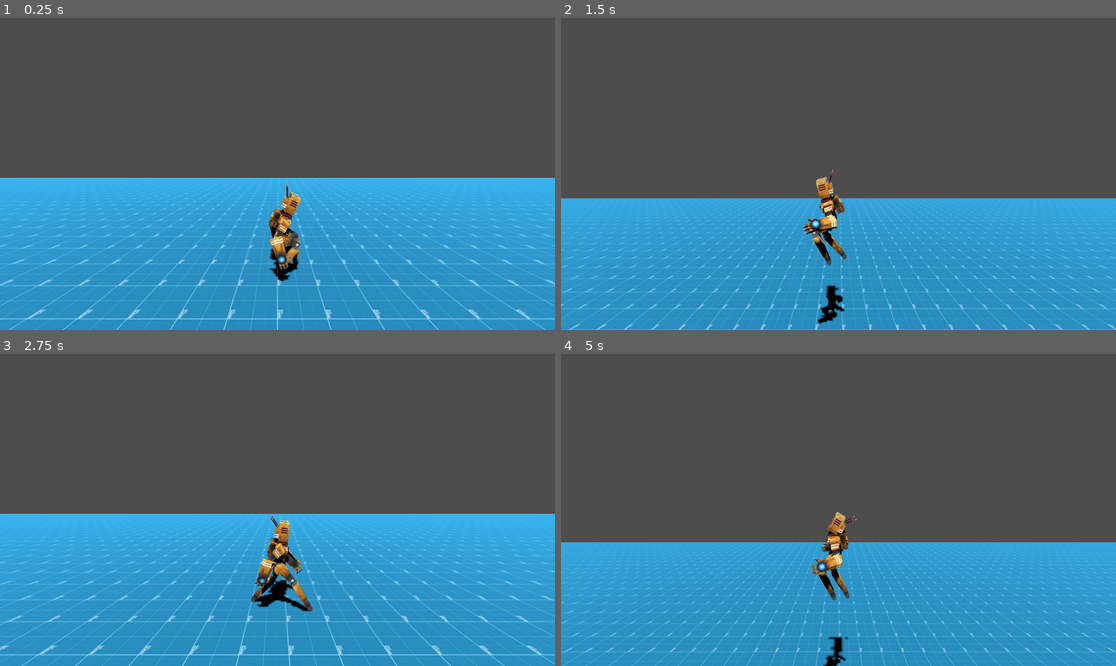
Above: before the commit, frames 1-4 (two rows, left to right).
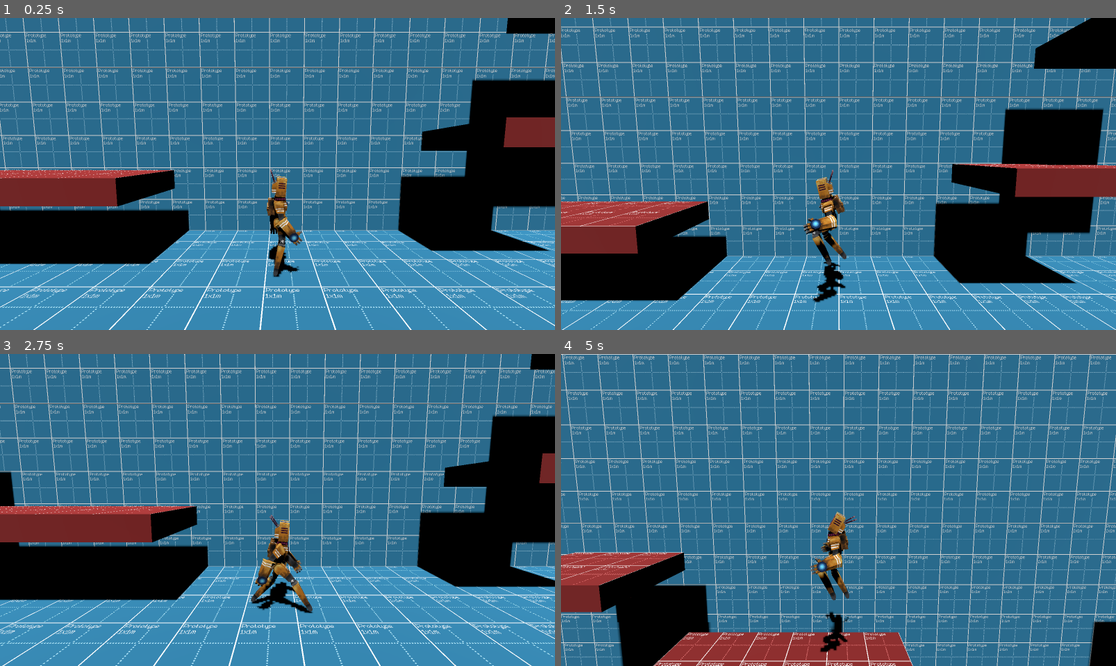
Above: after the commit, the same moments.

Repository: bigloadsoftware/Radio_Boy
Game: Godot game, scene res://scenes/game/main.tscn
The game is run twice, just before and just after one commit, with the same random seed, the same clock (stepped at 60 frames per second) and the same inputs.
Inputs (mouse positions are in pixels of both pictures, inside the frame that each line leads up to):
- Up to frame 1 (0.25 s): no input
- Up to frame 2 (1.5 s): move the mouse to (960, 158) at 0.52 s; hold D (move_right) 0.53-1.28 s; hold Right mouse button (aim) 0.53-1.28 s; tap Space (move_jump) at 0.77 s; move the mouse to (727, 189) at 1.27 s; hold A (move_left) from 1.28 s (still down); tap S (crouch) at 1.35 s
- Up to frame 3 (2.75 s): tap Space (move_jump) at 1.52 s; move the mouse to (333, 441) at 2.02 s; release A (move_left) at 2.03 s; hold D (move_right) from 2.03 s (still down); tap Shift (toggle_walk_or_run) at 2.1 s
- Up to frame 4 (5 s): move the mouse to (810, 572) at 2.77 s; right-click (810, 572) at 2.85 s; tap Space (move_jump) at 3.02, 3.77, 4.52 s; move the mouse to (1005, 556) at 3.52 s; release D (move_right) at 3.53 s; hold S (crouch) 3.53-4.28 s; hold A (move_left) from 3.53 s (still down); move the mouse to (672, 463) at 4.27 s; tap Shift (toggle_walk_or_run) at 4.35 s

The runs differ from the first frame. In frame 1, 79% of the frame differs, in the area x 0-100%, y 0-100%; in frame 2, 86%; in frame 3, 79%; in frame 4, 100%.

Commit message:
new_map_just_dropped

Diff:
--- a/code/mobs/radio_boy/Radio_Boy.gd
+++ b/code/mobs/radio_boy/Radio_Boy.gd
@@ -3,10 +3,10 @@
 var state_machine
 
 const SPEED_WALK = 7.5
-const SPEED_RUN = 23
+const SPEED_RUN = 20
 const TIME_TURN_WALK = 0.06
-const JUMP_VELOCITY_WALK = 25
-const JUMP_VELOCITY_RUN = 30
+const JUMP_VELOCITY_WALK = 28
+const JUMP_VELOCITY_RUN = 39
 
 
 #Radio Boy Vars
@@ -80,7 +80,7 @@
 			if !rb_touchdown:
 				rb_current_finite_state_machine_state = "Idle"
 			else:
-				rb_current_finite_state_machine_state = "Landing"
+				rb_current_finite_state_machine_state = "Idle"
 				#rb_touchdown = 0
 
 		if rb_last_direction_faced == "Right":
--- a/project.godot
+++ b/project.godot
@@ -72,7 +72,7 @@
 
 [physics]
 
-3d/default_gravity=45.0
+3d/default_gravity=70.0
 
 [rendering]
 
--- a/scenes/game/main.tscn
+++ b/scenes/game/main.tscn
@@ -1,36 +1,136 @@
 [gd_scene load_steps=6 format=3 uid="uid://dhc2pppvyu3vx"]
 
-[ext_resource type="Texture2D" uid="uid://dx5yef6haaa0g" path="res://models/test/texture test.png" id="1_1pev4"]
 [ext_resource type="PackedScene" uid="uid://dhmq5y0dacrgx" path="res://scenes/mobs/radio_boy/Radio_Boy.tscn" id="1_fbjts"]
+[ext_resource type="PackedScene" uid="uid://cg886ulmx7fe1" path="res://models/test/Ground.gltf" id="2_tpm5u"]
+[ext_resource type="PackedScene" path="res://models/test/Test_Platform.gltf" id="3_g2tda"]
 
-[sub_resource type="BoxShape3D" id="BoxShape3D_rx06w"]
-size = Vector3(60, 2, 60)
+[sub_resource type="BoxShape3D" id="BoxShape3D_b2x1v"]
+size = Vector3(0.82592, 0.430931, 15.4066)
 
-[sub_resource type="StandardMaterial3D" id="StandardMaterial3D_y60s2"]
-albedo_texture = ExtResource("1_1pev4")
-uv1_scale = Vector3(80, 600, 1)
-
-[sub_resource type="BoxMesh" id="BoxMesh_h8wmq"]
-size = Vector3(60, 2, 600)
+[sub_resource type="BoxShape3D" id="BoxShape3D_vwlbu"]
+size = Vector3(9.04291, 1.48828, 5.95251)
 
 [node name="Main" type="Node"]
 
-[node name="Ground" type="StaticBody3D" parent="."]
-transform = Transform3D(1, 0, 0, 0, 1, 0, 0, 0, 1.08155, -23.1774, -1, 0)
-
-[node name="CollisionShape3D" type="CollisionShape3D" parent="Ground"]
-transform = Transform3D(1, 0, 0, 0, 1, 0, 0, 0, 10.112, 0, 0, 0)
-shape = SubResource("BoxShape3D_rx06w")
-
-[node name="MeshInstance3D" type="MeshInstance3D" parent="Ground"]
-material_override = SubResource("StandardMaterial3D_y60s2")
-mesh = SubResource("BoxMesh_h8wmq")
-
-[node name="DirectionalLight3D" type="DirectionalLight3D" parent="Ground"]
-transform = Transform3D(0.846147, 2.72594e-07, 0.53295, -0.53295, -2.23354e-07, 0.846147, 3.49691e-07, -1, -4.37114e-08, 9.52429, 25.5906, 0)
-light_energy = 1.808
+[node name="DirectionalLight3D" type="DirectionalLight3D" parent="."]
+transform = Transform3D(0.866025, -5.85622e-09, 0.5, -0.5, -2.18557e-08, 0.866025, 5.85622e-09, -1, -2.18557e-08, 12, 25, 0)
+light_energy = 1.2
 light_indirect_energy = 0.0
 light_volumetric_fog_energy = 0.0
 shadow_enabled = true
 
 [node name="Radio_Boy" parent="." instance=ExtResource("1_fbjts")]
+
+[node name="Ground" type="StaticBody3D" parent="."]
+transform = Transform3D(1, 0, 0, 0, 3, 0, 0, 0, 1, 0, 0, 0)
+
+[node name="Ground" parent="Ground" instance=ExtResource("2_tpm5u")]
+transform = Transform3D(-4.37114e-08, 0, -1, 0, 1, 0, 1, 0, -4.37114e-08, 0, 0, 0)
+
+[node name="CollisionShape3D" type="CollisionShape3D" parent="Ground"]
+transform = Transform3D(-6.61419e-06, 0, -0.971, 0, 3, 0, 151.315, 0, -4.24438e-08, 0.133118, -0.607212, 7.51569)
+shape = SubResource("BoxShape3D_b2x1v")
+
+[node name="Background" type="Node3D" parent="."]
+transform = Transform3D(1, 0, -1.13687e-13, 0, 1, -6.92779e-14, 5.32907e-15, -5.32907e-15, 1, -6.96082, 19.967, 51.1123)
+
+[node name="Background1" type="StaticBody3D" parent="Background"]
+transform = Transform3D(-4.37114e-08, 1, 1.13687e-13, -1, -4.37114e-08, 6.92779e-14, -5.32907e-15, -5.32907e-15, 1, -0.0391831, -12.4788, -51.1123)
+
+[node name="Ground" parent="Background/Background1" instance=ExtResource("2_tpm5u")]
+transform = Transform3D(-4.37114e-08, 0, -1, 0, 1, 0, 1, 0, -4.37114e-08, -0.0292282, 0, 0)
+
+[node name="Background2" type="StaticBody3D" parent="Background"]
+transform = Transform3D(-4.37114e-08, 1, 1.13687e-13, -1, -4.37114e-08, 6.92779e-14, -5.32907e-15, -5.32907e-15, 1, -0.0391831, 2.52117, -51.1123)
+
+[node name="Ground" parent="Background/Background2" instance=ExtResource("2_tpm5u")]
+transform = Transform3D(-4.37114e-08, 0, -1, 0, 1, 0, 1, 0, -4.37114e-08, -0.0370121, 0, 0)
+
+[node name="Background3" type="StaticBody3D" parent="Background"]
+transform = Transform3D(-4.37114e-08, 1, 1.13687e-13, -1, -4.37114e-08, 6.92779e-14, -5.32907e-15, -5.32907e-15, 1, -0.0391831, 17.5212, -51.1123)
+
+[node name="Ground" parent="Background/Background3" instance=ExtResource("2_tpm5u")]
+transform = Transform3D(-4.37114e-08, 0, -1, 0, 1, 0, 1, 0, -4.37114e-08, -0.0292282, 0, 0)
+
+[node name="Platforms" type="Node3D" parent="."]
+transform = Transform3D(0.579878, 2.85575e-07, 0.814703, -0.814703, -4.5288e-07, 0.579878, 5.34561e-07, -1, -2.99564e-08, 4.26983, 25.5906, 0)
+
+[node name="Test_Platform1" type="StaticBody3D" parent="Platforms"]
+transform = Transform3D(0.579878, -0.814703, 5.34561e-07, 2.85575e-07, -4.5288e-07, -1, 0.814703, 0.579878, -2.99564e-08, 8.59554, 15.8877, -19.903)
+
+[node name="Test_Platform" parent="Platforms/Test_Platform1" instance=ExtResource("3_g2tda")]
+transform = Transform3D(-4.37114e-08, 0, -1, 0, 1, 0, 1, 0, -4.37114e-08, 5.46826, 2, -0.196219)
+
+[node name="CollisionShape3D" type="CollisionShape3D" parent="Platforms/Test_Platform1"]
+transform = Transform3D(-4.37114e-08, 0, -1, 0, 1, 0, 1, 0, -4.37114e-08, 5.47845, 1.29026, -0.192405)
+shape = SubResource("BoxShape3D_vwlbu")
+
+[node name="Test_Platform2" type="StaticBody3D" parent="Platforms"]
+transform = Transform3D(0.579878, -0.814703, 5.34561e-07, 2.85575e-07, -4.5288e-07, -1, 0.814703, 0.579878, -2.99564e-08, 11.1044, -13.1123, -21.6887)
+
+[node name="Test_Platform" parent="Platforms/Test_Platform2" instance=ExtResource("3_g2tda")]
+transform = Transform3D(-4.37114e-08, 0, -1, 0, 1, 0, 1, 0, -4.37114e-08, 5.46826, 2, -0.196219)
+
+[node name="CollisionShape3D" type="CollisionShape3D" parent="Platforms/Test_Platform2"]
+transform = Transform3D(-4.37114e-08, 0, -1, 0, 1, 0, 1, 0, -4.37114e-08, 5.47845, 1.29026, -0.192405)
+shape = SubResource("BoxShape3D_vwlbu")
+
+[node name="Test_Platform3" type="StaticBody3D" parent="Platforms"]
+transform = Transform3D(0.579878, -0.814703, 5.34561e-07, 2.85575e-07, -4.5288e-07, -1, 0.814703, 0.579878, -2.99564e-08, 11.1044, -22.1123, -21.6887)
+
+[node name="Test_Platform" parent="Platforms/Test_Platform3" instance=ExtResource("3_g2tda")]
+transform = Transform3D(-4.37114e-08, 0, -1, 0, 1, 0, 1, 0, -4.37114e-08, 5.46826, 2, -0.196219)
+
+[node name="CollisionShape3D" type="CollisionShape3D" parent="Platforms/Test_Platform3"]
+transform = Transform3D(-4.37114e-08, 0, -1, 0, 1, 0, 1, 0, -4.37114e-08, 5.47845, 1.29026, -0.192405)
+shape = SubResource("BoxShape3D_vwlbu")
+
+[node name="Test_Platform4" type="StaticBody3D" parent="Platforms"]
+transform = Transform3D(0.579878, -0.814703, 5.34561e-07, 2.85575e-07, -4.5288e-07, -1, 0.814703, 0.579878, -2.99564e-08, 5.4015, -31.1123, -17.6296)
+
+[node name="Test_Platform" parent="Platforms/Test_Platform4" instance=ExtResource("3_g2tda")]
+transform = Transform3D(-4.37114e-08, 0, -1, 0, 1, 0, 1, 0, -4.37114e-08, 5.46826, 2, -0.196219)
+
+[node name="CollisionShape3D" type="CollisionShape3D" parent="Platforms/Test_Platform4"]
+transform = Transform3D(-4.37114e-08, 0, -1, 0, 1, 0, 1, 0, -4.37114e-08, 5.47845, 1.29026, -0.192405)
+shape = SubResource("BoxShape3D_vwlbu")
+
+[node name="Test_Platform5" type="StaticBody3D" parent="Platforms"]
+transform = Transform3D(0.579878, -0.814703, 5.34561e-07, 2.85575e-07, -4.5288e-07, -1, 0.814703, 0.579878, -2.99564e-08, 5.40151, -51.1123, -17.6296)
+
+[node name="Test_Platform" parent="Platforms/Test_Platform5" instance=ExtResource("3_g2tda")]
+transform = Transform3D(-4.37114e-08, 0, -1, 0, 1, 0, 1, 0, -4.37114e-08, 5.46826, 2, -0.196219)
+
+[node name="CollisionShape3D" type="CollisionShape3D" parent="Platforms/Test_Platform5"]
+transform = Transform3D(-4.37114e-08, 0, -1, 0, 1, 0, 1, 0, -4.37114e-08, 5.47845, 1.29026, -0.192405)
+shape = SubResource("BoxShape3D_vwlbu")
+
+[node name="Test_Platform6" type="StaticBody3D" parent="Platforms"]
+transform = Transform3D(0.579878, -0.814703, 5.34561e-07, 2.85575e-07, -4.5288e-07, -1, 0.814703, 0.579878, -2.99564e-08, 1.32796, 21.8877, -14.7302)
+
+[node name="Test_Platform" parent="Platforms/Test_Platform6" instance=ExtResource("3_g2tda")]
+transform = Transform3D(-4.37114e-08, 0, -1, 0, 1, 0, 1, 0, -4.37114e-08, 5.46826, 2, -0.196219)
+
+[node name="CollisionShape3D" type="CollisionShape3D" parent="Platforms/Test_Platform6"]
+transform = Transform3D(-4.37114e-08, 0, -1, 0, 1, 0, 1, 0, -4.37114e-08, 5.47845, 1.29026, -0.192405)
+shape = SubResource("BoxShape3D_vwlbu")
+
+[node name="Test_Platform7" type="StaticBody3D" parent="Platforms"]
+transform = Transform3D(0.579878, -0.814703, 5.34561e-07, 2.85575e-07, -4.5288e-07, -1, 0.814703, 0.579878, -2.99565e-08, 9.47504, -69.1123, -20.5289)
+
+[node name="Test_Platform" parent="Platforms/Test_Platform7" instance=ExtResource("3_g2tda")]
+transform = Transform3D(-4.37114e-08, 0, -1, 0, 1, 0, 1, 0, -4.37114e-08, 5.46826, 2, -0.196219)
+
+[node name="CollisionShape3D" type="CollisionShape3D" parent="Platforms/Test_Platform7"]
+transform = Transform3D(-4.37114e-08, 0, -1, 0, 1, 0, 1, 0, -4.37114e-08, 5.47845, 1.29026, -0.192405)
+shape = SubResource("BoxShape3D_vwlbu")
+
+[node name="Test_Platform8" type="StaticBody3D" parent="Platforms"]
+transform = Transform3D(0.579878, -0.814703, 5.34561e-07, 2.85575e-07, -4.5288e-07, -1, 0.814703, 0.579878, -2.99565e-08, -1.93081, -51.1123, -12.4106)
+
+[node name="Test_Platform" parent="Platforms/Test_Platform8" instance=ExtResource("3_g2tda")]
+transform = Transform3D(-4.37114e-08, 0, -1, 0, 1, 0, 1, 0, -4.37114e-08, 5.46826, 2, -0.196219)
+
+[node name="CollisionShape3D" type="CollisionShape3D" parent="Platforms/Test_Platform8"]
+transform = Transform3D(-4.37114e-08, 0, -1, 0, 1, 0, 1, 0, -4.37114e-08, 5.47845, 1.29026, -0.192405)
+shape = SubResource("BoxShape3D_vwlbu")
--- a/scenes/mobs/radio_boy/Radio_Boy.tscn
+++ b/scenes/mobs/radio_boy/Radio_Boy.tscn
@@ -4,8 +4,8 @@
 [ext_resource type="PackedScene" uid="uid://8tkljkjvtd71" path="res://models/mobs/radio_boy/Radio_Boy.gltf" id="2_74wy5"]
 [ext_resource type="Script" path="res://code/mobs/radio_boy/Camera_Pivot.gd" id="3_amske"]
 
-[sub_resource type="CapsuleShape3D" id="CapsuleShape3D_ojd6w"]
-height = 3.22637
+[sub_resource type="BoxShape3D" id="BoxShape3D_dc2nk"]
+size = Vector3(1, 3.10608, 0.586182)
 
 [sub_resource type="Animation" id="Animation_lsdsl"]
 resource_name = "Idle"
@@ -2915,8 +2915,8 @@
 script = ExtResource("1_4ga08")
 
 [node name="CollisionShape3D" type="CollisionShape3D" parent="."]
-transform = Transform3D(1.8, 0, 0, 0, 1.8, 0, 0, 0, 1.8, 0, 2.9, 0)
-shape = SubResource("CapsuleShape3D_ojd6w")
+transform = Transform3D(1.8, 0, 0, 0, 1.8, 0, 0, 0, 1.8, 0, 2.79047, -0.0397705)
+shape = SubResource("BoxShape3D_dc2nk")
 
 [node name="Camera_Pivot" type="CharacterBody3D" parent="."]
 transform = Transform3D(-4.37114e-08, -0.0871557, 0.996195, 0, 0.996195, 0.0871557, -1, 3.8097e-09, -4.35451e-08, 12, 7, 0)
@@ -2927,10 +2927,10 @@
 [node name="Radio_Boy_Model" parent="." instance=ExtResource("2_74wy5")]
 
 [node name="Torso2" parent="Radio_Boy_Model/Node/Root" index="0"]
-transform = Transform3D(0.999016, 0, -0.0443552, 0, 1, 0, 0.0443552, 0, 0.999016, 0, -0.436589, 0)
+transform = Transform3D(0.996997, 0, -0.0774467, 0, 1, 0, 0.0774467, 0, 0.996997, 0, -0.362242, 0)
 
 [node name="Head2" parent="Radio_Boy_Model/Node/Root/Torso2/Neck2" index="1"]
-transform = Transform3D(1, 0, 0, 0, 0.996195, 0.0871558, 0, -0.0871558, 0.996195, 0, 0.365552, 0.03125)
+transform = Transform3D(1, 0, 0, 0, 0.996195, 0.0871558, 0, -0.0871558, 0.996195, 0, 0.374385, 0.03125)
 
 [node name="Ant_L2" parent="Radio_Boy_Model/Node/Root/Torso2/Neck2/Head2" index="4"]
 transform = Transform3D(1, 0, 0, 0, 1, 0, 0, 0, 1, -0.316617, 0.698565, 0.403713)
@@ -2939,22 +2939,24 @@
 transform = Transform3D(1, 0, 0, 0, 1, 0, 0, 0, 1, 0.316617, 0.698565, 0.403713)
 
 [node name="SpotLight3D" type="SpotLight3D" parent="Radio_Boy_Model/Node/Root/Torso2/Neck2/Head2" index="6"]
-transform = Transform3D(1, 0, 0, 0, -0.999999, 8.74227e-08, 0, -8.74227e-08, -0.999999, 0, 0.5, -0.85)
+transform = Transform3D(1, 4.65661e-10, -7.45058e-09, 0, -1, 6.70552e-08, -7.45058e-09, -8.9407e-08, -1, -9.31323e-10, 0.5, -0.85)
 light_energy = 3.0
 spot_range = 1.44771
 
 [node name="SpotLight3D2" type="SpotLight3D" parent="Radio_Boy_Model/Node/Root/Torso2/Neck2/Head2" index="7"]
 transform = Transform3D(0.999059, 0.00378013, -0.0432071, -0.00378013, 0.999993, 8.17329e-05, 0.0432071, 8.16882e-05, 0.999066, 0.0463497, 0.437526, -0.407017)
 light_color = Color(0.34902, 0.752941, 0.262745, 1)
-light_energy = 10.0
+light_energy = 5.0
+light_size = 5.0
+light_specular = 1.5
 shadow_enabled = true
 spot_angle = 40.0
 
 [node name="Arm_L2" parent="Radio_Boy_Model/Node/Root/Torso2" index="5"]
-transform = Transform3D(1, 0, 0, 0, 0.93908, -0.343697, 0, 0.343697, 0.939079, -0.749644, 0.734156, 0.0129776)
+transform = Transform3D(1, 0, 0, 0, 0.939652, -0.342129, 0, 0.342129, 0.939651, -0.749644, 0.734156, 0.0129776)
 
 [node name="Forearm_L2" parent="Radio_Boy_Model/Node/Root/Torso2/Arm_L2" index="1"]
-transform = Transform3D(1, 0, 0, 0, 0.955077, -0.296357, 0, 0.296357, 0.955078, -0.332776, -0.99569, 0.100652)
+transform = Transform3D(1, 0, 0, 0, 0.971204, -0.238249, 0, 0.238249, 0.971205, -0.332776, -0.99569, 0.100652)
 
 [node name="Thumb_L" parent="Radio_Boy_Model/Node/Root/Torso2/Arm_L2/Forearm_L2" index="1"]
 transform = Transform3D(1, 0, 0, 0, 1, 0, 0, 0, 1, -0.167224, -0.830749, -0.178321)
@@ -2975,10 +2977,10 @@
 transform = Transform3D(0.999999, 0, 0, 0, 0.999999, 0, 0, 0, 1, 0, -0.1875, -0.015625)
 
 [node name="Arm_R2" parent="Radio_Boy_Model/Node/Root/Torso2" index="6"]
-transform = Transform3D(1, 0, 0, 0, 0.999715, 0.023884, 0, -0.023884, 0.999715, 0.749644, 0.734156, 0.0129776)
+transform = Transform3D(1, 0, 0, 0, 0.991645, 0.128994, 0, -0.128994, 0.991645, 0.749644, 0.734156, 0.0129776)
 
 [node name="Forearm_R2" parent="Radio_Boy_Model/Node/Root/Torso2/Arm_R2" index="1"]
-transform = Transform3D(1, 0, 0, 0, 0.965902, -0.258913, 0, 0.258913, 0.9659, 0.332776, -0.99569, 0.100652)
+transform = Transform3D(1, 0, 0, 0, 0.991209, -0.132315, 0, 0.132316, 0.991207, 0.332776, -0.99569, 0.100652)
 
 [node name="Thumb_R" parent="Radio_Boy_Model/Node/Root/Torso2/Arm_R2/Forearm_R2" index="1"]
 transform = Transform3D(0.999999, 0, 0, 0, 1, 0, 0, 0, 0.999999, 0.167224, -0.830749, -0.178321)
@@ -2993,22 +2995,22 @@
 transform = Transform3D(0.999999, 0, 0, 0, 0.984807, 0.173648, 0, -0.173648, 0.984808, 0.104724, -0.972941, 0.175008)
 
 [node name="Backpack2" parent="Radio_Boy_Model/Node/Root/Torso2" index="7"]
-transform = Transform3D(0.999021, 0.0442363, 0, -0.0442362, 0.999022, 0, 0, 0, 0.999999, 0.00148537, 0.777778, 0.286006)
+transform = Transform3D(0.992107, 0.125396, 0, -0.125396, 0.992108, 0, 0, 0, 0.999999, 0.00148537, 0.777778, 0.286006)
 
 [node name="Hips2" parent="Radio_Boy_Model/Node/Root" index="1"]
-transform = Transform3D(1, 0, 0.00091502, 0, 1, 0, -0.00091502, 0, 1, 0, -0.701974, -0.09375)
+transform = Transform3D(0.998341, 0, 0.057589, 0, 1, 0, -0.057589, 0, 0.998341, 0, -0.636937, -0.09375)
 
 [node name="Leg_L2" parent="Radio_Boy_Model/Node/Root/Hips2" index="2"]
-transform = Transform3D(1, 0, 0, 0, 0.987224, -0.159338, 0, 0.159338, 0.987224, -0.499644, -0.0706501, -0.0307153)
+transform = Transform3D(1, 0, 0, 0, 0.999242, -0.0389299, 0, 0.0389299, 0.999242, -0.499644, -0.0706501, -0.0307153)
 
 [node name="Stilt_L2" parent="Radio_Boy_Model/Node/Root/Hips2/Leg_L2" index="1"]
-transform = Transform3D(1, 0, 0, 0, 0.960036, 0.279874, 0, -0.279874, 0.960036, -0.0625, -1.0625, -0.0625)
+transform = Transform3D(1, 0, 0, 0, 0.994797, 0.101866, 0, -0.101866, 0.994797, -0.0625, -1.0625, -0.0625)
 
 [node name="Leg_R2" parent="Radio_Boy_Model/Node/Root/Hips2" index="3"]
-transform = Transform3D(1, 0, 0, 0, 0.987224, -0.159338, 0, 0.159338, 0.987224, 0.499644, -0.0706501, -0.0307153)
+transform = Transform3D(1, 0, 0, 0, 0.999242, -0.0389299, 0, 0.0389299, 0.999242, 0.499644, -0.0706501, -0.0307153)
 
 [node name="Stilt_R2" parent="Radio_Boy_Model/Node/Root/Hips2/Leg_R2" index="1"]
-transform = Transform3D(1, 0, 0, 0, 0.960036, 0.279874, 0, -0.279874, 0.960036, 0.0625, -1.0625, -0.0625)
+transform = Transform3D(1, 0, 0, 0, 0.994797, 0.101866, 0, -0.101866, 0.994797, 0.0625, -1.0625, -0.0625)
 
 [node name="AnimationTree" type="AnimationTree" parent="Radio_Boy_Model"]
 libraries = {
Not shown, added: models/test/Ground.gltf
Not shown, added: models/test/Ground.gltf.import
Binary file added: models/test/Ground_0.png
Not shown, changed: models/test/Ground_0.png.import
Not shown, added: models/test/Test_Platform.gltf
Not shown, added: models/test/Test_Platform.gltf.import
Binary file added: models/test/Test_Platform_0.png
Not shown, added: models/test/Test_Platform_0.png.import
Binary file removed: models/test/texture test.png
